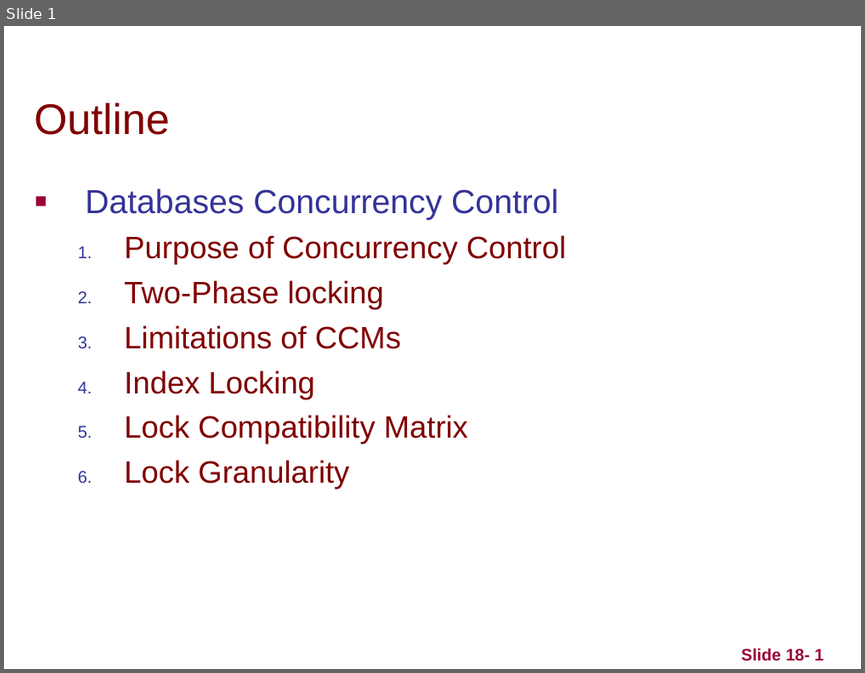
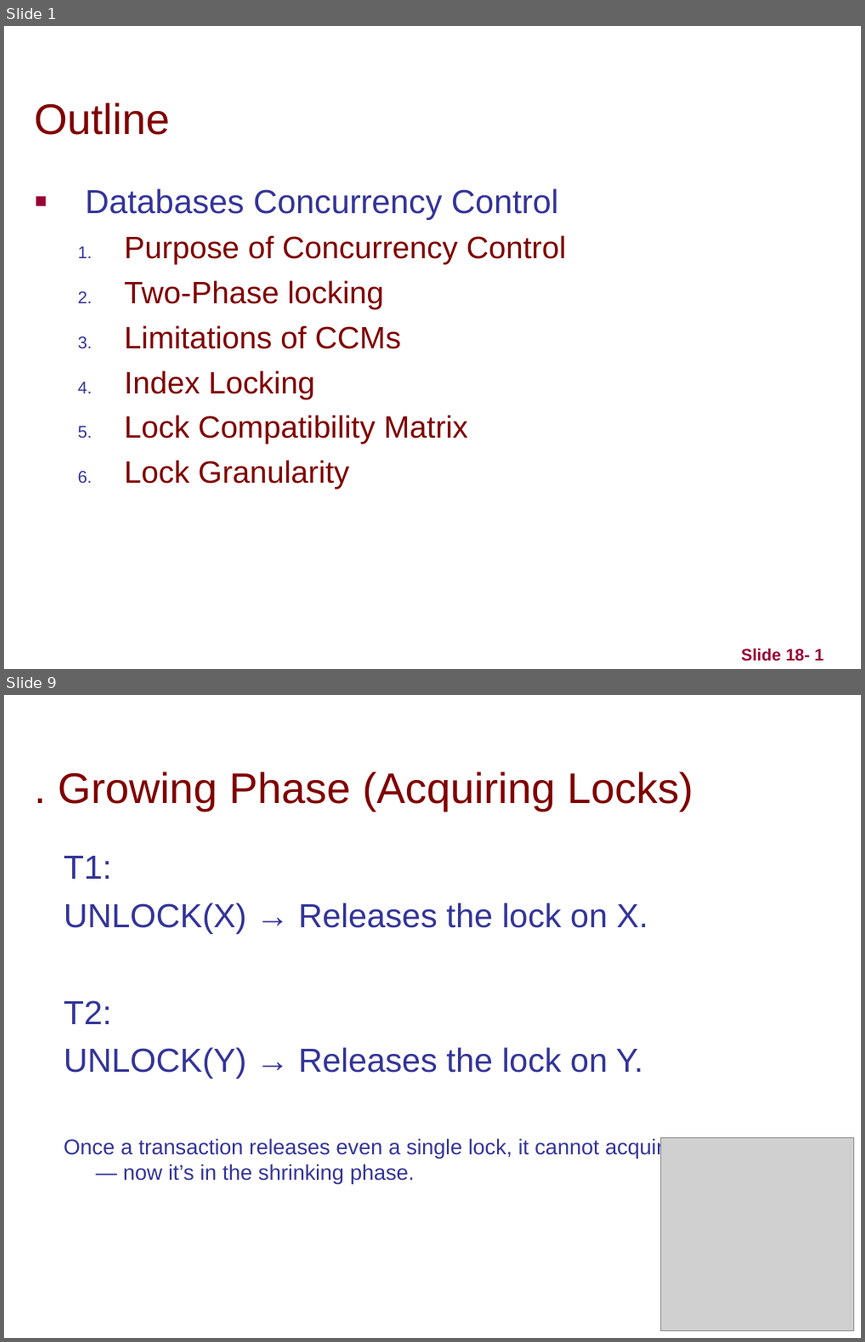
Before and after one commit to TahirAcharya/dbms, a slide deck: Module 5/concurrency-control-techniques.ppt. Shown one above the other, each under a label of ours: slide 1 before the commit, slides 1 and 9 after it; the slides between them are not shown. The pictures are 865x673 and 865x1342 pixels, drawn with LibreOffice and Linux fonts; fonts in the diff are those of the drawing; grey boxes stand for pictures. Boxes give left, top, right and bottom in pixels: in the first picture for what was removed or moved away, otherwise in the second. Text is boxed around its words. In the diff, an @@ line names an element or a change of style, - is before the commit and + after.

```diff
--- a/Module 5/concurrency-control-techniques.ppt
+++ b/Module 5/concurrency-control-techniques.ppt
@@ slide 9 added at [4, 695, 861, 1338], background #FFFFFF @@
@@ title added at [58, 771, 692, 811], 36 pt, text #800000 @@
+. Growing Phase (Acquiring Locks)
@@ text added at [64, 856, 825, 1185], 18 pt, text #333399 @@
+T1:
+UNLOCK(X) → Releases the lock on X.
+T2:
+UNLOCK(Y) → Releases the lock on Y.
+Once a transaction releases even a single lock, it cannot acquire any more locks — now it’s in the shrinking phase.
@@ picture added at [660, 1137, 853, 1330] @@
@@ page number added at [741, 1330, 823, 1333], 14 pt, text #990033, bold @@
+Slide 18- 9
```
Also in this commit, not shown: 44 slides changed, 2 other slides added, 1 other file.
